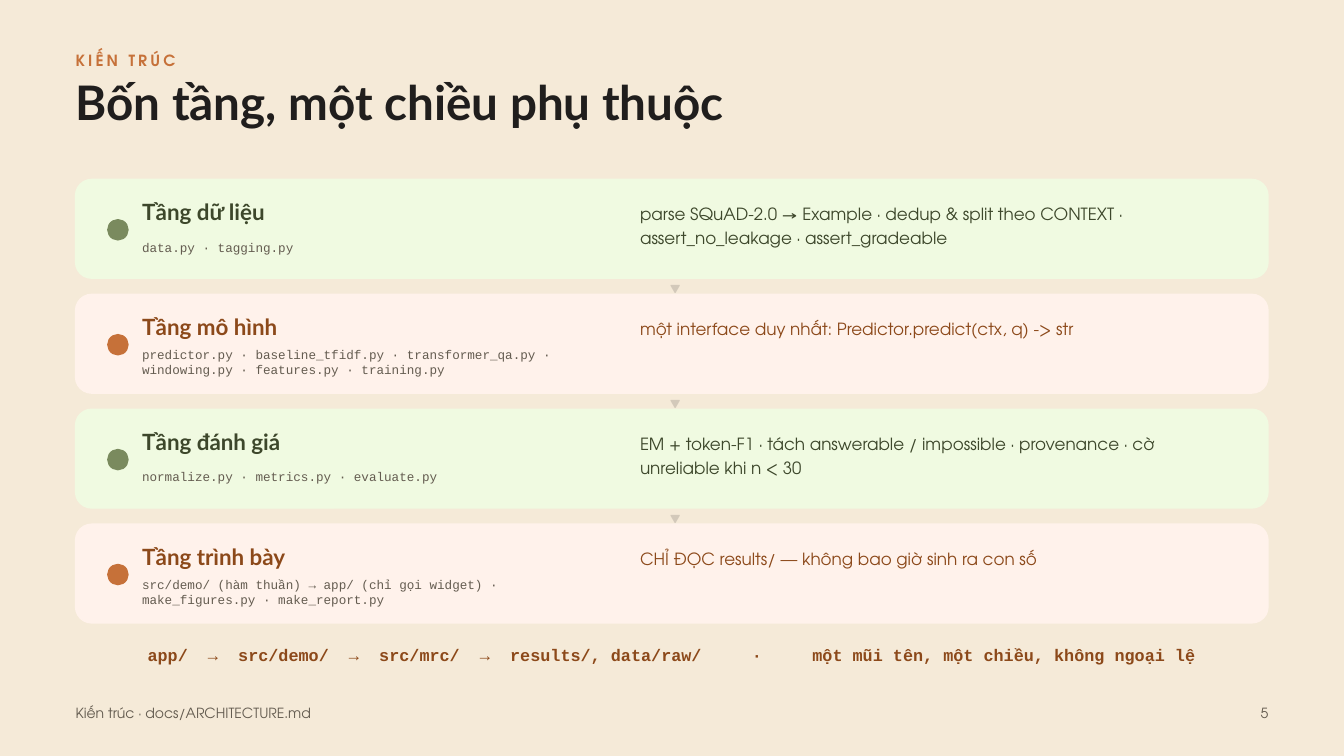
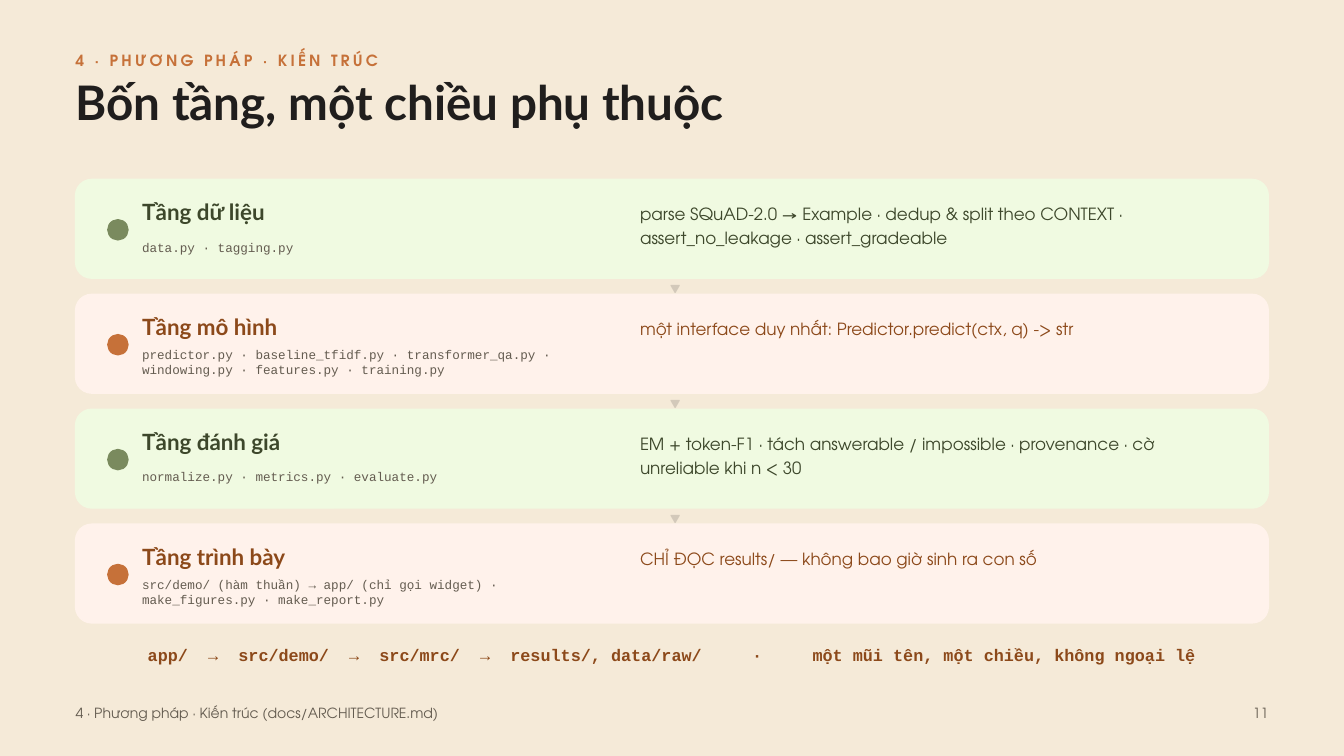
Before and after one commit to minhdang900/uit-vietnamese-mrc, a slide deck: slide 11 of slides/CS116_T11_Slide_BaoCao.pptx (slide 5 before the commit). Drawn at 1344x756 pixels with LibreOffice and Linux fonts; fonts in the diff are those of the drawing. Boxes give left, top, right and bottom in pixels: in the first picture for what was removed or moved away, otherwise in the second. Text is boxed around its words. In the diff, an @@ line names an element or a change of style, - is before the commit and + after.

```diff
--- a/slides/CS116_T11_Slide_BaoCao.pptx
+++ b/slides/CS116_T11_Slide_BaoCao.pptx
@@ text at (76,49,378,66): text changed @@
-KIẾN TRÚC
+4 · PHƯƠNG PHÁP · KIẾN TRÚC
@@ text at (76,705,438,721): text changed @@
-Kiến trúc · docs/ARCHITECTURE.md
+4 · Phương pháp · Kiến trúc (docs/ARCHITECTURE.md)
@@ text at (1253,707,1268,718): text changed @@
-5
+11
```
Also in this commit, not shown: 12 other slides changed, 8 slides added, 2 slides removed, 4 other files.
